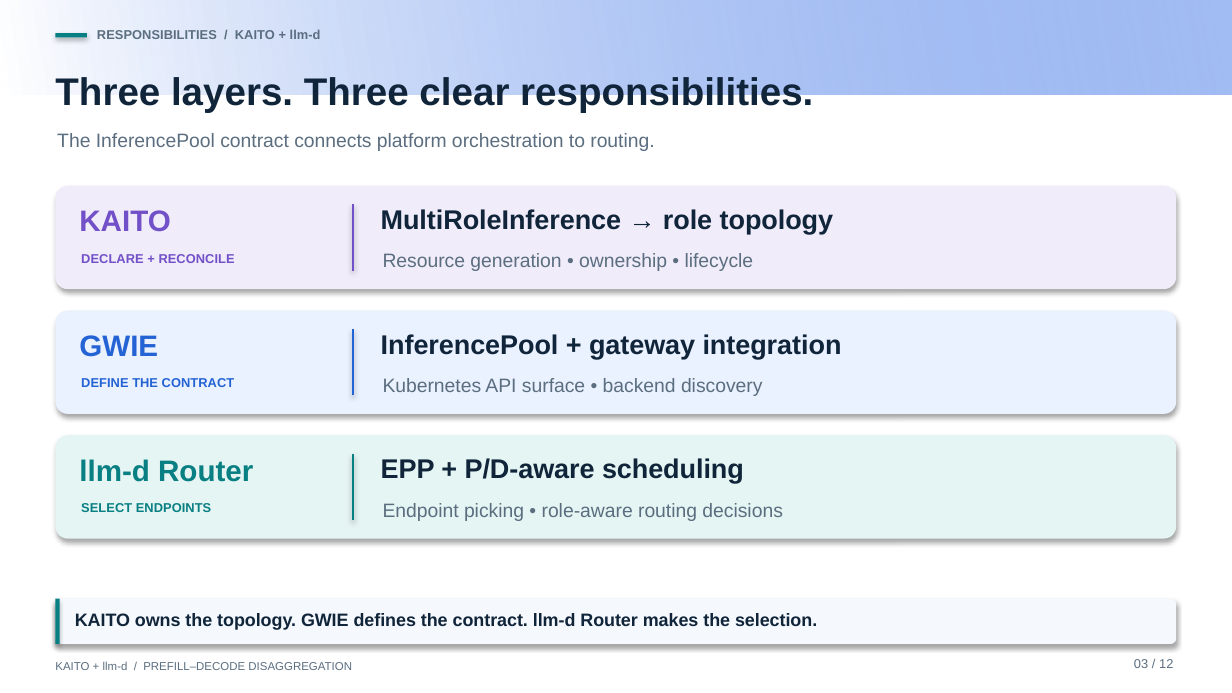
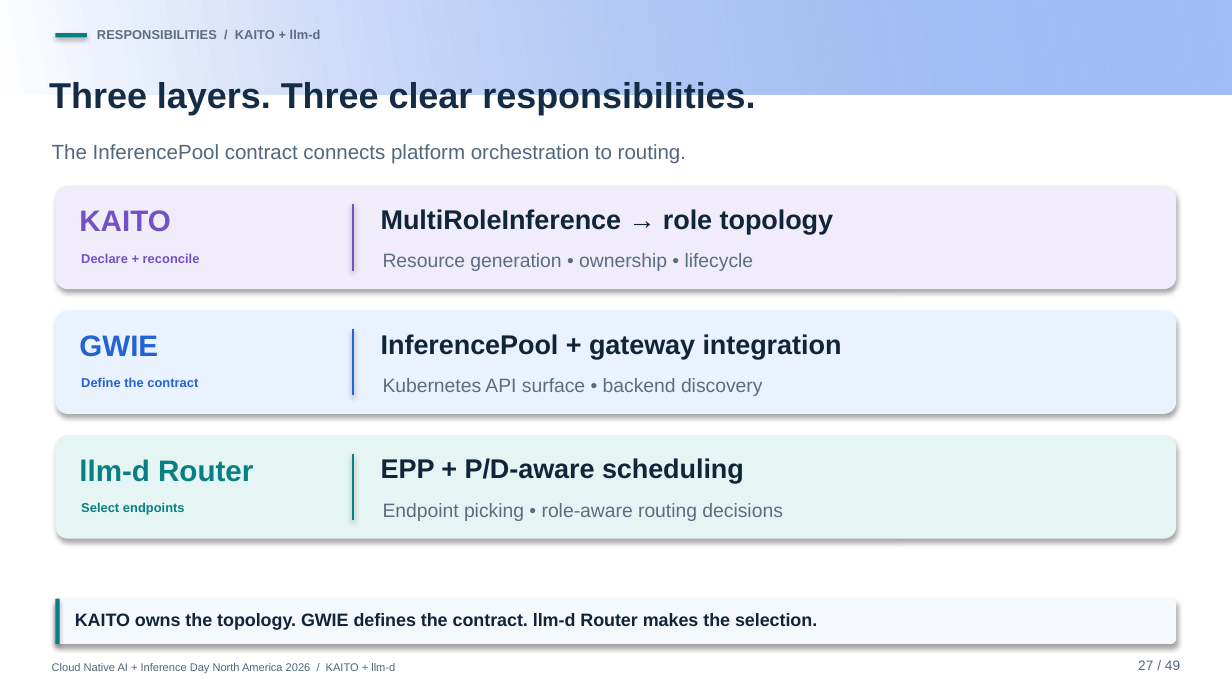
Before and after one commit to andyzhangx/demo, a slide deck: slide 27 of llm/pd-disaggregation/kubecon-na-2026-pd-disaggregation-kaito-llmd.pptx. Drawn at 1232x693 pixels with LibreOffice and Linux fonts; fonts in the diff are those of the drawing; background and template pictures are left out. Boxes give left, top, right and bottom in pixels: in the first picture for what was removed or moved away, otherwise in the second. Text is boxed around its words. In the diff, an @@ line names an element or a change of style, - is before the commit and + after.

```diff
--- a/llm/pd-disaggregation/kubecon-na-2026-pd-disaggregation-kaito-llmd.pptx
+++ b/llm/pd-disaggregation/kubecon-na-2026-pd-disaggregation-kaito-llmd.pptx
@@ text "Three layers. Three clear responsibilities." at (49,82,755,115): size 22.5 to 21 pt, text colour #10243A to #142C46 @@
@@ text "The InferencePool contract connects platform ...": place and size @@
-text "The InferencePool contract connects platform ..." at (57,133,654,151)
+text "The InferencePool contract connects platform ..." at (52,144,686,164)
@@ text "The InferencePool contract connects platform ..." at (52,144,686,164): size 11.2 to 12 pt, text colour #5B6E80 to #52677D @@
@@ text at (81,253,200,263): text changed @@
-DECLARE + RECONCILE
+Declare + reconcile
@@ text at (81,377,198,387): text changed @@
-DEFINE THE CONTRACT
+Define the contract
@@ text at (81,502,185,515): text changed @@
-SELECT ENDPOINTS
+Select endpoints
@@ text removed at (1134,659,1173,668) @@
-03 / 12
@@ text at (52,663,395,673): text changed; size 6.8 to 6.5 pt; text colour #5B6E80 to #52677D @@
-KAITO + llm-d / PREFILL–DECODE DISAGGREGATION
+Cloud Native AI + Inference Day North America 2026 / KAITO + llm-d
@@ text added at (1138,660,1180,670), 8 pt, text #52677D @@
+27 / 49
```
Also in this commit, not shown: 40 other slides changed, 7 slides added, 7 slides removed.
